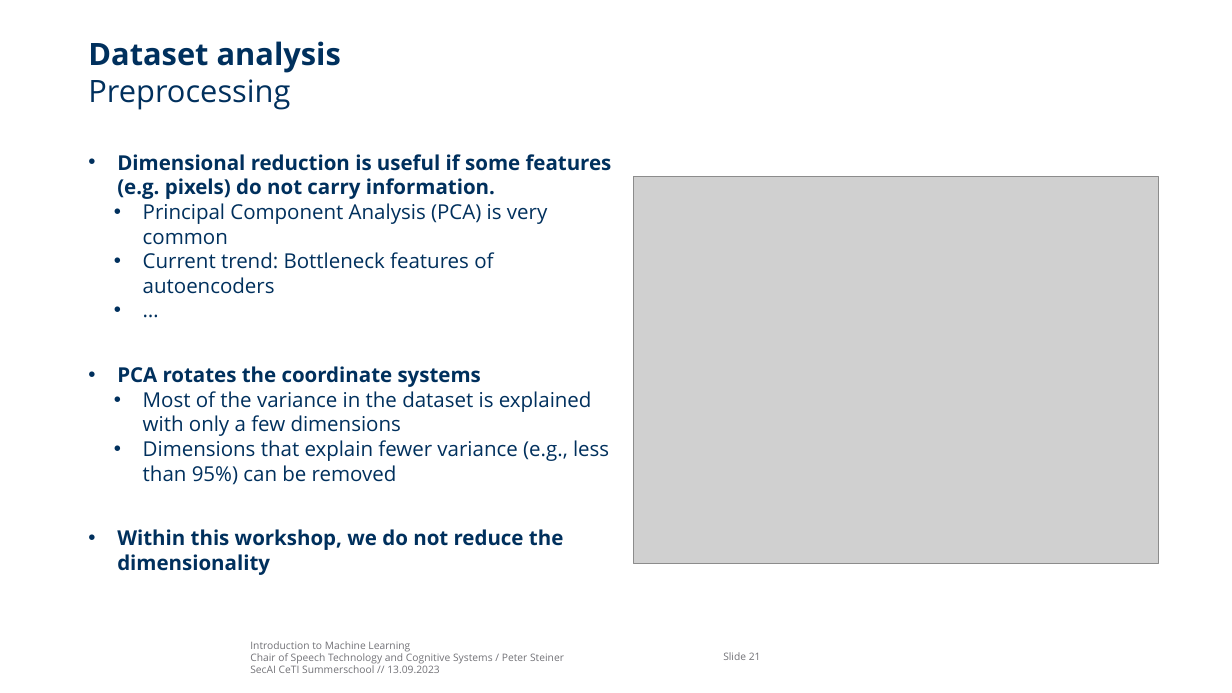
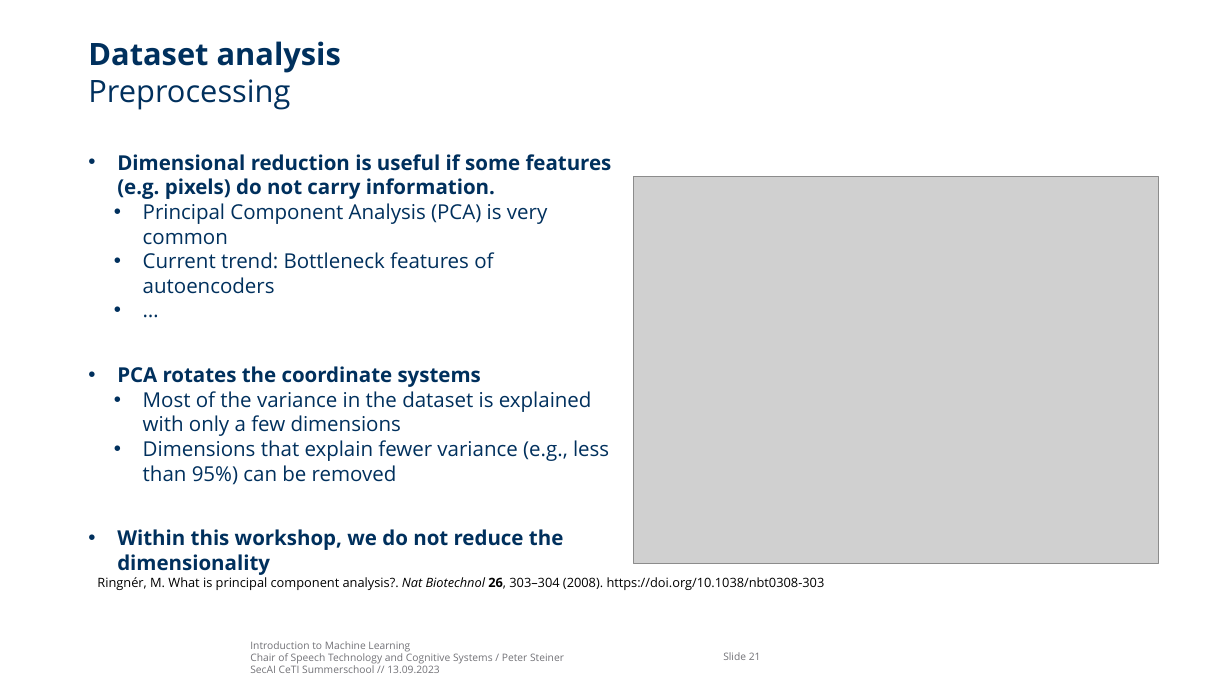
Before and after one commit to TUD-STKS/SECAI-Summer-School, a slide deck: slide 21 of Introduction to Machine Learning.pptx. Drawn at 1232x693 pixels with LibreOffice and Linux fonts; fonts in the diff are those of the drawing; grey boxes stand for pictures; background and template pictures are left out. Boxes give left, top, right and bottom in pixels: in the first picture for what was removed or moved away, otherwise in the second. Text is boxed around its words. In the diff, an @@ line names an element or a change of style, - is before the commit and + after.

```diff
--- a/Introduction to Machine Learning.pptx
+++ b/Introduction to Machine Learning.pptx
@@ text added at (97,577,825,590), 10 pt, text #000000 @@
+Ringnér, M. What is principal component analysis?. Nat Biotechnol 26, 303–304 (2008). https://doi.org/10.1038/nbt0308-303
```
Also in this commit, not shown: 10 other slides changed, 17 other files.
